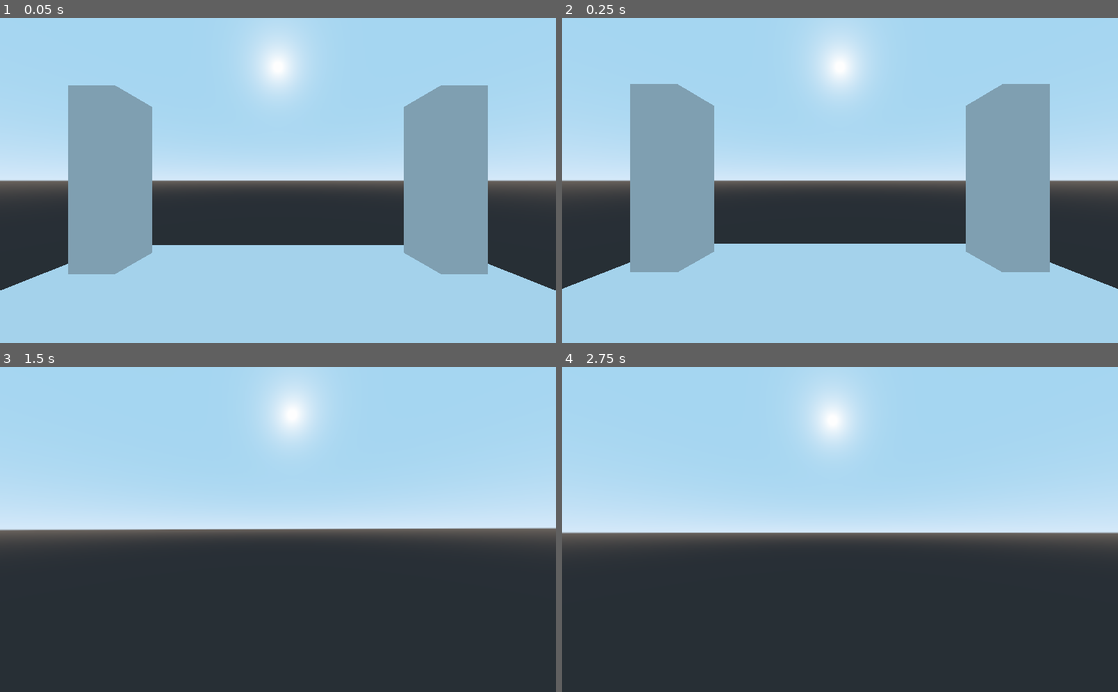
Above: before the commit, frames 1-4 (two rows, left to right).
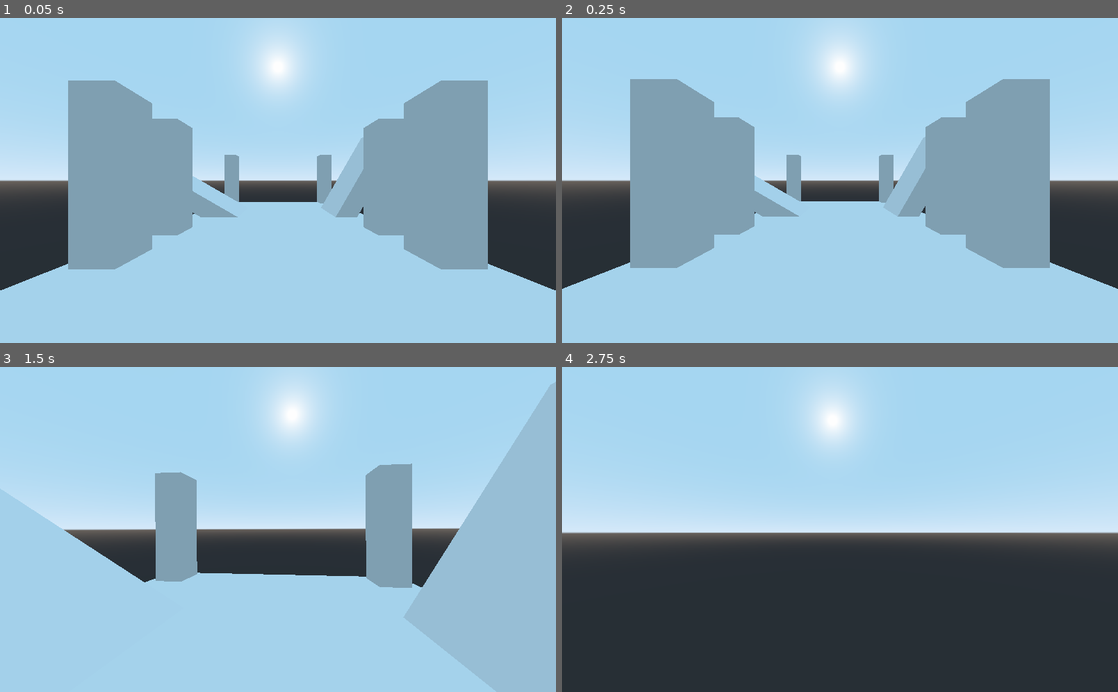
Above: after the commit, the same moments.

Repository: MenacingMecha/gd_fpcc
Game: Godot game, scene res://test-map.tscn
Two runs of this game, one before a commit and one after it. Both use one fixed random seed, a clock stepped at 60 frames per second and the inputs below.
Inputs (mouse positions are in pixels of both pictures, inside the frame that each line leads up to):
- Up to frame 1 (0.05 s): no input
- Up to frame 2 (0.25 s): no input
- Up to frame 3 (1.5 s): tap Enter at 0.5 s; move the mouse to (305, 529) at 0.52 s; hold W (move_up_k) from 0.53 s (still down); tap E (interact) at 0.6 s; click (305, 529) at 0.67 s; move the mouse to (250, 529) at 1.27 s; tap Alt at 1.35 s
- Up to frame 4 (2.75 s): keep holding W (move_up_k); move the mouse to (851, 523) at 2.02 s; tap Ctrl at 2.1 s

The runs differ from the first frame. In frame 1, 12% of the frame differs, in the area x 12-88%, y 19-79%; in frame 2, 12%; in frame 3, 51%, in the area x 0-100%, y 4-100%; in frame 4, nothing differs.

Commit message:
Added tested functionality for walking up/down ramps

Diff:
--- a/player/player_controller.gd
+++ b/player/player_controller.gd
@@ -8,8 +8,10 @@
 const MAX_SPEED := 10
 const MOVE_ACCEL := 4.5
 const MOVE_DEACCEL := 16.0  # TODO: Rename or give description here
-const MAX_SLOPE_ANGLE := 40
+const MAX_SLOPE_ANGLE := deg2rad(40.0)
 const MAX_CAMERA_X_DEGREE := 70.0
+const FLOOR_SNAP_LENGTH := .2
+const MIN_FLOOR_Y_VELOCITY := -0.5
 
 var mouse_look_sensitivity := 0.1
 var joy_look_sensitivity := 20.0
@@ -41,9 +43,14 @@
 	if camera_rotation != Vector2.ZERO:
 		_turn_camera(camera_rotation)
 
+	var previous_velocity := self.velocity
 	self.velocity = _process_velocity(
 		delta, self.velocity, _get_walk_direction(self._camera.get_global_transform(), input_move_vector)
 	)
+
+	# Don't shoot up ramps
+	if self.velocity.y > 0 and self.velocity.y > previous_velocity.y:
+		self.velocity.y = max(0, previous_velocity.y)
 
 	var is_walking := input_move_vector.length_squared() > 0
 
@@ -79,9 +86,31 @@
 
 	var target = input_direction * MAX_SPEED
 	h_vel = h_vel.linear_interpolate(target, accel * delta)
+
+	# Reduce sliding up/down ramps when walking
+	# https://github.com/godotengine/godot/issues/34117
+	if !input_direction.dot(h_vel) > 0:
+		if h_vel.x < 1 && h_vel.x > -1:
+			h_vel.x = 0
+		if h_vel.z < 1 && h_vel.z > -1:
+			h_vel.z = 0
+
+	var is_on_floor := is_on_floor()
+
+	if is_on_floor and velocity.y < MIN_FLOOR_Y_VELOCITY:
+		velocity.y = MIN_FLOOR_Y_VELOCITY
+
 	velocity.x = h_vel.x
 	velocity.z = h_vel.z
-	return move_and_slide(velocity, Vector3.UP, 0.05, 4, deg2rad(MAX_SLOPE_ANGLE))
+
+	return move_and_slide_with_snap(
+		velocity,
+		-get_floor_normal() * FLOOR_SNAP_LENGTH if is_on_floor else Vector3.ZERO,
+		Vector3.UP,
+		true,
+		1,
+		MAX_SLOPE_ANGLE
+	)
 
 
 # Basis vectors are already normalized.
--- a/test-map.tscn
+++ b/test-map.tscn
@@ -1,6 +1,12 @@
-[gd_scene load_steps=2 format=2]
+[gd_scene load_steps=4 format=2]
 
 [ext_resource path="res://player/player.tscn" type="PackedScene" id=1]
+
+[sub_resource type="CubeMesh" id=2]
+size = Vector3( 1, 10, 3 )
+
+[sub_resource type="BoxShape" id=1]
+extents = Vector3( 0.5, 5, 1.5 )
 
 [node name="Spatial" type="Spatial"]
 
@@ -8,34 +14,112 @@
 
 [node name="CSGBox" type="CSGBox" parent="."]
 transform = Transform( 1, 0, 0, 0, 1, 0, 0, 0, 1, 0, -1, 0 )
+calculate_tangents = false
 use_collision = true
 width = 10.0
 depth = 10.0
 
-[node name="CSGBox2" type="CSGBox" parent="."]
-transform = Transform( 1, 0, 0, 0, 1, 0, 0, 0, 1, -3.95, 2, -3.95 )
+[node name="CSGBox2" type="CSGBox" parent="CSGBox"]
+transform = Transform( 1, 0, 0, 0, 1, 0, 0, 0, 1, -3.95, 3.1, -3.95 )
+calculate_tangents = false
 use_collision = true
 width = 1.0
 height = 4.0
 depth = 1.0
 
-[node name="CSGBox3" type="CSGBox" parent="."]
-transform = Transform( 1, 0, 0, 0, 1, 0, 0, 0, 1, 3.95, 2, -3.95 )
+[node name="CSGBox3" type="CSGBox" parent="CSGBox"]
+transform = Transform( 1, 0, 0, 0, 1, 0, 0, 0, 1, 3.95, 3.1, -3.95 )
+calculate_tangents = false
 use_collision = true
 width = 1.0
 height = 4.0
 depth = 1.0
 
-[node name="CSGBox4" type="CSGBox" parent="."]
-transform = Transform( 1, 0, 0, 0, 1, 0, 0, 0, 1, -3.95, 2, 3.95 )
+[node name="CSGBox4" type="CSGBox" parent="CSGBox"]
+transform = Transform( 1, 0, 0, 0, 1, 0, 0, 0, 1, -3.95, 3.1, 3.95 )
+calculate_tangents = false
 use_collision = true
 width = 1.0
 height = 4.0
 depth = 1.0
 
-[node name="CSGBox5" type="CSGBox" parent="."]
-transform = Transform( 1, 0, 0, 0, 1, 0, 0, 0, 1, 3.95, 2, 3.95 )
+[node name="CSGBox5" type="CSGBox" parent="CSGBox"]
+transform = Transform( 1, 0, 0, 0, 1, 0, 0, 0, 1, 3.95, 3.1, 3.95 )
+calculate_tangents = false
 use_collision = true
 width = 1.0
 height = 4.0
 depth = 1.0
+
+[node name="CSGBox2" type="CSGBox" parent="."]
+transform = Transform( 1, 0, 0, 0, 1, 0, 0, 0, 1, 0, -1, -10 )
+calculate_tangents = false
+use_collision = true
+width = 10.0
+depth = 10.0
+
+[node name="CSGBox2" type="CSGBox" parent="CSGBox2"]
+transform = Transform( 1, 0, 0, 0, 1, 0, 0, 0, 1, -3.95, 3.1, -3.95 )
+calculate_tangents = false
+use_collision = true
+width = 1.0
+height = 4.0
+depth = 1.0
+
+[node name="CSGBox3" type="CSGBox" parent="CSGBox2"]
+transform = Transform( 1, 0, 0, 0, 1, 0, 0, 0, 1, 3.95, 3.1, -3.95 )
+calculate_tangents = false
+use_collision = true
+width = 1.0
+height = 4.0
+depth = 1.0
+
+[node name="CSGBox4" type="CSGBox" parent="CSGBox2"]
+transform = Transform( 1, 0, 0, 0, 1, 0, 0, 0, 1, -3.95, 3.1, 3.95 )
+calculate_tangents = false
+use_collision = true
+width = 1.0
+height = 4.0
+depth = 1.0
+
+[node name="Ramp1" type="MeshInstance" parent="CSGBox2"]
+transform = Transform( 0.5, -0.866025, 0, 0.866025, 0.5, 0, 0, 0, 1, -3.95, 1.45348, -0.277801 )
+mesh = SubResource( 2 )
+material/0 = null
+
+[node name="StaticBody" type="StaticBody" parent="CSGBox2/Ramp1"]
+
+[node name="CollisionShape" type="CollisionShape" parent="CSGBox2/Ramp1/StaticBody"]
+transform = Transform( 1, -3.3094e-15, 0, -3.3094e-15, 1, 0, 0, 0, 1, 0, 0, 0 )
+shape = SubResource( 1 )
+
+[node name="Ramp2" type="MeshInstance" parent="CSGBox2"]
+transform = Transform( -0.866025, 0.5, 8.74228e-08, 0.5, 0.866025, 0, -7.57103e-08, 4.37114e-08, -1, 3.95, 1.453, -0.278 )
+mesh = SubResource( 2 )
+material/0 = null
+
+[node name="StaticBody" type="StaticBody" parent="CSGBox2/Ramp2"]
+
+[node name="CollisionShape" type="CollisionShape" parent="CSGBox2/Ramp2/StaticBody"]
+transform = Transform( 1, -3.3094e-15, 0, -3.3094e-15, 1, 0, 0, 0, 1, 0, 0, 0 )
+shape = SubResource( 1 )
+
+[node name="CSGBox5" type="CSGBox" parent="CSGBox2"]
+transform = Transform( 1, 0, 0, 0, 1, 0, 0, 0, 1, 3.95, 3.1, 3.95 )
+calculate_tangents = false
+use_collision = true
+width = 1.0
+height = 4.0
+depth = 1.0
+
+[node name="RampPositionOn1" type="Position3D" parent="."]
+transform = Transform( -4.37114e-08, 0, 1, 0, 1, 0, -1, 0, -4.37114e-08, -4.79951, 3.0069, -10.1565 )
+
+[node name="RampPositionPre1" type="Position3D" parent="."]
+transform = Transform( -4.37114e-08, 0, 1, 0, 1, 0, -1, 0, -4.37114e-08, -1.45394, 0.18696, -10.1565 )
+
+[node name="RampPositionPre2" type="Position3D" parent="."]
+transform = Transform( -4.37114e-08, 0, -1, 0, 1, 0, 1, 0, -4.37114e-08, 2.73832, 0.187, -10.157 )
+
+[node name="RampPositionOn2" type="Position3D" parent="."]
+transform = Transform( -4.37114e-08, 0, -1, 0, 1, 0, 1, 0, -4.37114e-08, 4.31318, 4.27351, -10.157 )
--- a/test/test_player_controller.gd
+++ b/test/test_player_controller.gd
@@ -117,6 +117,105 @@
 
 	assert_almost_eq(distance_when_looking_straight, distance_when_looking_not_straight, FLOAT_ERROR_MARGIN)
 
-# func test_can_walk_up_slopes():
-
-# func test_doesnt_slide_down_slopes():
+
+func test_can_walk_up_slopes():
+	# WITH a test map
+	# AND a PlayerController positioned at a walkable ramp
+	var test_map := add_child_autofree(TEST_MAP.instance()) as Spatial
+	var player_controller := test_map.get_node("Player") as PlayerController
+	var pre_ramp_transform := test_map.get_node("RampPositionPre1").transform as Transform
+	player_controller.transform = pre_ramp_transform
+
+	# WHEN the player walks forward for half a second
+	player_controller.get_input_direction().get_axis_move_joy().fake_direction = Vector2.UP
+	simulate(player_controller, 1, 0.5)
+
+	# THEN we should have walked up the ramp
+	var expected_move_distance := 1
+	var expected_x_position := abs(pre_ramp_transform.origin.x) + expected_move_distance
+	var expected_deviance := 0.5
+	assert_between(
+		abs(player_controller.translation.x),
+		expected_x_position - expected_deviance,
+		expected_x_position + expected_deviance
+	)
+
+
+func test_doesnt_slide_down_walkable_slopes():
+	# WITH a test map
+	# AND a PlayerController positioned on a walkable ramp
+	var test_map := add_child_autofree(TEST_MAP.instance()) as Spatial
+	var player_controller := test_map.get_node("Player") as PlayerController
+	var ramp_position_transform := test_map.get_node("RampPositionOn1").transform as Transform
+	player_controller.transform = ramp_position_transform
+
+	# WHEN 10 seconds have passed
+	simulate(player_controller, 1, 10.0)
+
+	# THEN our x translation shouldn't have changed
+	var x_position := player_controller.translation.x
+	var expected_x_position := ramp_position_transform.origin.x
+	assert_eq(x_position, expected_x_position)
+
+
+func test_does_slide_down_unwalkable_slopes():
+	# WITH a test map
+	# AND a PlayerController positioned on an unwalkable ramp
+	var test_map := add_child_autofree(TEST_MAP.instance()) as Spatial
+	var player_controller := test_map.get_node("Player") as PlayerController
+	var ramp_position_transform := test_map.get_node("RampPositionOn2").transform as Transform
+	player_controller.transform = ramp_position_transform
+
+	# WHEN 10 seconds have passed
+	simulate(player_controller, 1, 10.0)
+
+	# THEN our x translation should have changed
+	var x_position := player_controller.translation.x
+	var expected_x_position := ramp_position_transform.origin.x
+	assert_ne(x_position, expected_x_position)
+
+
+func test_player_cant_walk_up_slopes_that_are_too_steep():
+	# WITH a test map
+	# AND a PlayerController positioned at a walkable ramp
+	var test_map := add_child_autofree(TEST_MAP.instance()) as Spatial
+	var player_controller := test_map.get_node("Player") as PlayerController
+	var pre_ramp_transform := test_map.get_node("RampPositionPre2").transform as Transform
+	player_controller.transform = pre_ramp_transform
+
+	# WHEN the player walks forward for five seconds
+	player_controller.get_input_direction().get_axis_move_joy().fake_direction = Vector2.UP
+	simulate(player_controller, 5, 1.0)
+
+	# THEN we shouldn't have walked up the ramp
+	var expected_move_distance := 0
+	var expected_x_position := abs(pre_ramp_transform.origin.x) + expected_move_distance
+	var expected_deviance := 1.0
+	assert_between(
+		abs(player_controller.translation.x),
+		expected_x_position - expected_deviance,
+		expected_x_position + expected_deviance
+	)
+
+
+func test_player_doesnt_jump_up_unwalkable_slopes():
+	# WITH a test map
+	# AND a PlayerController positioned at a walkable ramp
+	var test_map := add_child_autofree(TEST_MAP.instance()) as Spatial
+	var player_controller := test_map.get_node("Player") as PlayerController
+	var pre_ramp_transform := test_map.get_node("RampPositionPre1").transform as Transform
+	player_controller.transform = pre_ramp_transform
+
+	# WHEN the player walks forward for half a second
+	player_controller.get_input_direction().get_axis_move_joy().fake_direction = Vector2.UP
+	simulate(player_controller, 1, 0.5)
+
+	# THEN we should have walked up the ramp
+	var expected_move_distance := 1
+	var expected_x_position := abs(pre_ramp_transform.origin.x) + expected_move_distance
+	var expected_deviance := 0.5
+	assert_between(
+		abs(player_controller.translation.x),
+		expected_x_position - expected_deviance,
+		expected_x_position + expected_deviance
+	)
